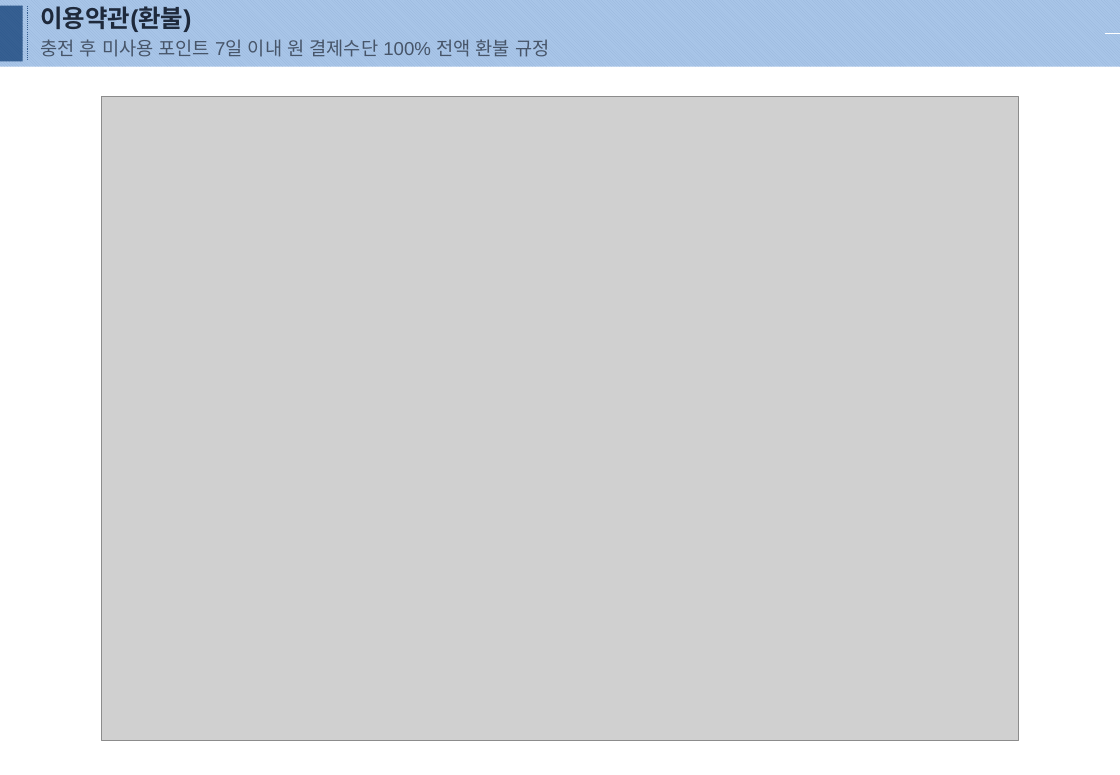
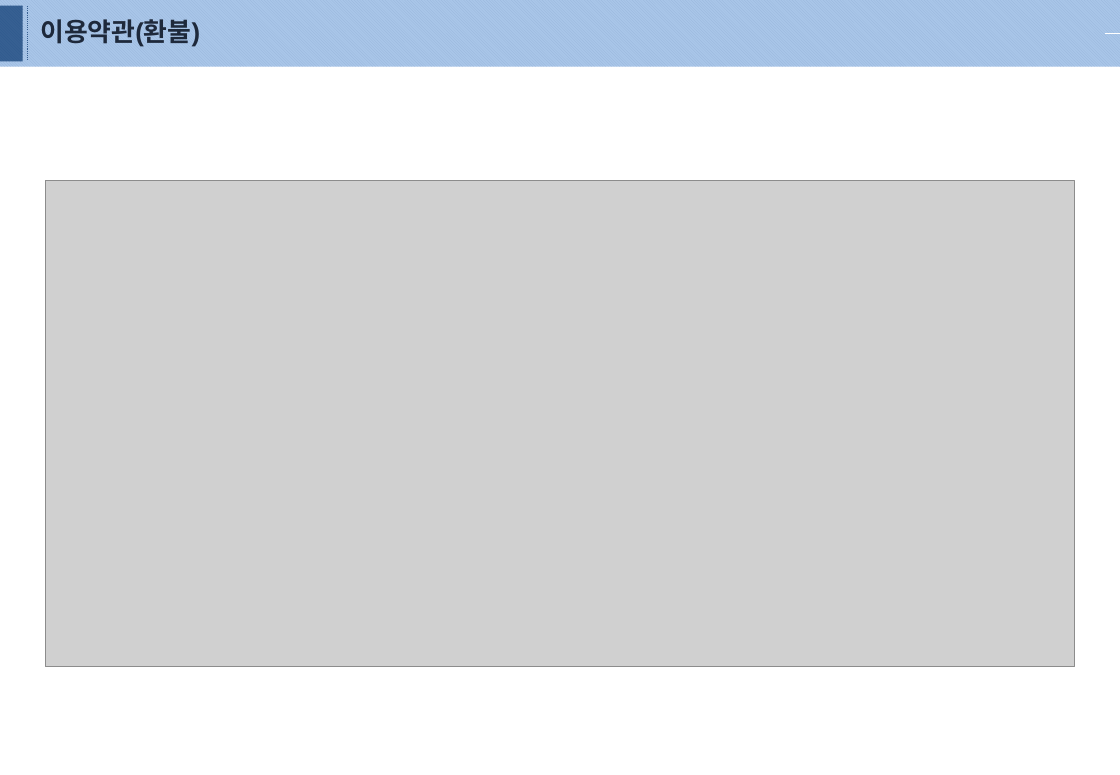
Before and after one commit to majicboy56575-dotcom/LuckyPick, a slide deck: slide 9 of 신용카드 검수요청서(럭키픽).pptx. Drawn at 1120x775 pixels with LibreOffice and Linux fonts; fonts in the diff are those of the drawing; grey boxes stand for pictures. Boxes give left, top, right and bottom in pixels: in the first picture for what was removed or moved away, otherwise in the second. Text is boxed around its words. In the diff, an @@ line names an element or a change of style, - is before the commit and + after.

```diff
--- a/신용카드 검수요청서(럭키픽).pptx
+++ b/신용카드 검수요청서(럭키픽).pptx
@@ text "이용약관(환불)" at [40, 19, 200, 47]: size 17 to 18 pt @@
@@ text at [40, 39, 549, 57]: paragraph removed @@
-충전 후 미사용 포인트 7일 이내 원 결제수단 100% 전액 환불 규정
@@ picture: place and size @@
-picture at [101, 96, 1019, 740]
+picture at [46, 181, 1076, 668]
```
Also in this commit, not shown: 8 other slides changed, 6 other files.
